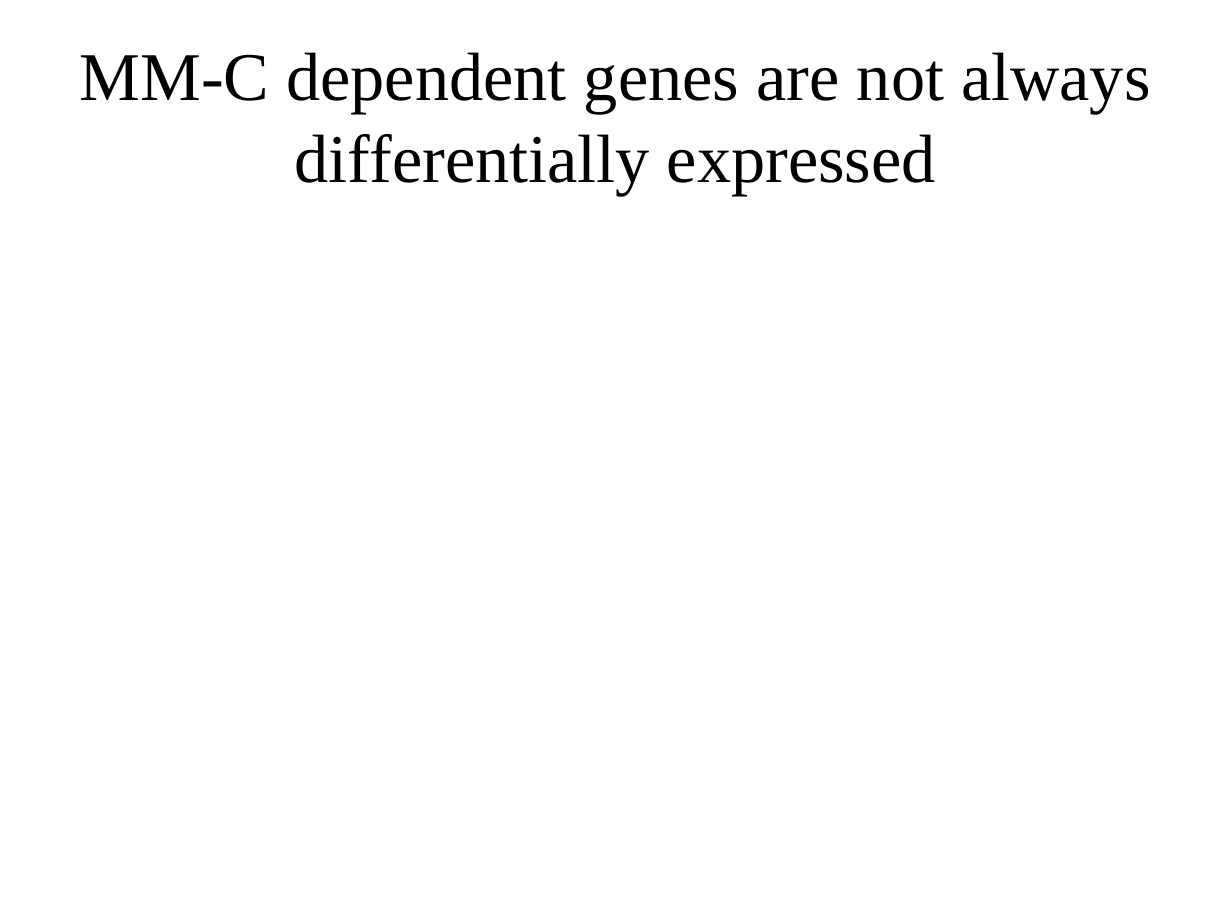
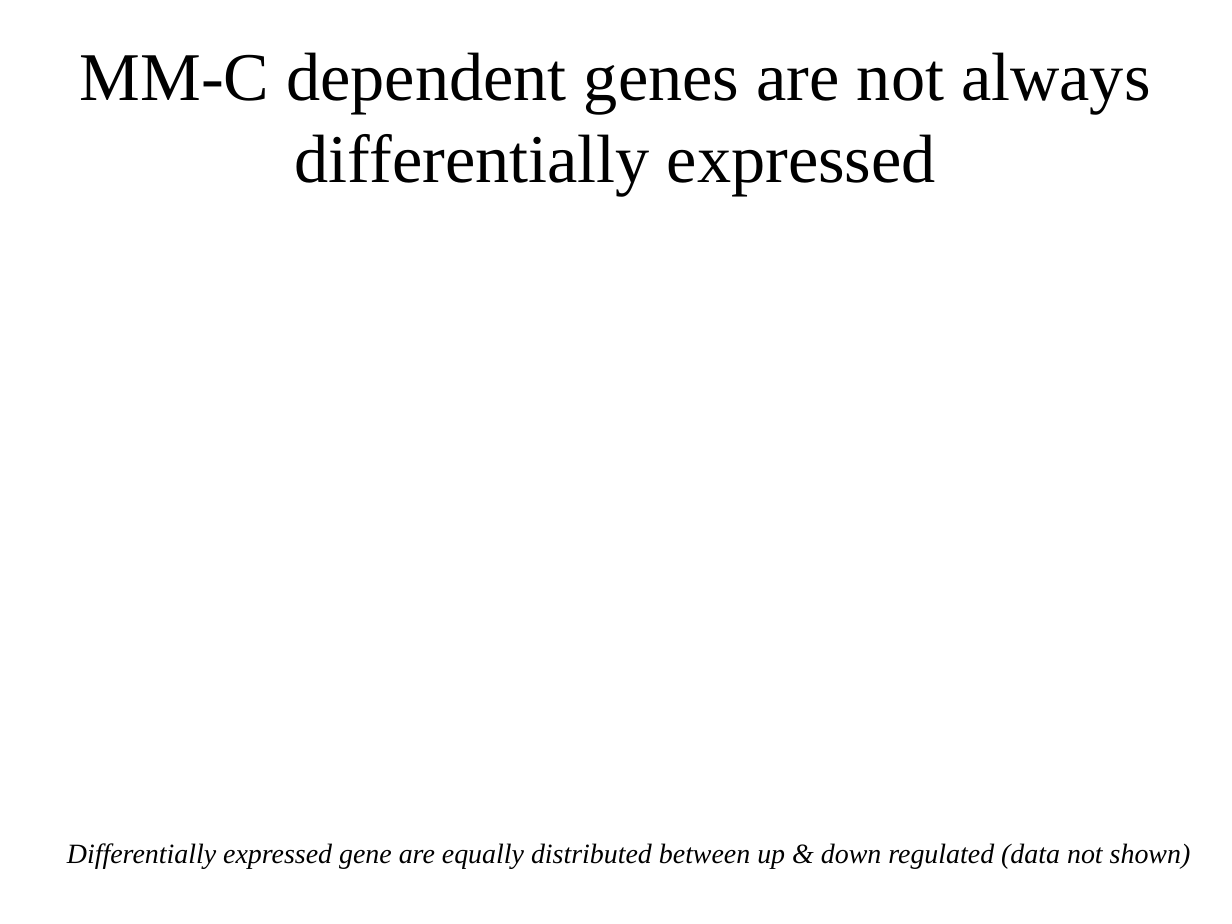
Before and after one commit to wilkinsonlab/m-oryzae-polya, a slide deck: slide 34 of doc/oryzae_presentation.odp. Drawn at 1232x924 pixels with LibreOffice and Linux fonts; fonts in the diff are those of the drawing. Boxes give left, top, right and bottom in pixels: in the first picture for what was removed or moved away, otherwise in the second. Text is boxed around its words. In the diff, an @@ line names an element or a change of style, - is before the commit and + after.

```diff
--- a/doc/oryzae_presentation.odp
+++ b/doc/oryzae_presentation.odp
@@ text added at (67,843,1191,868), 18 pt, text #000000, italic @@
+Differentially expressed gene are equally distributed between up & down regulated (data not shown)
```
Also in this commit, not shown: 2 other slides changed, 1 other file.
